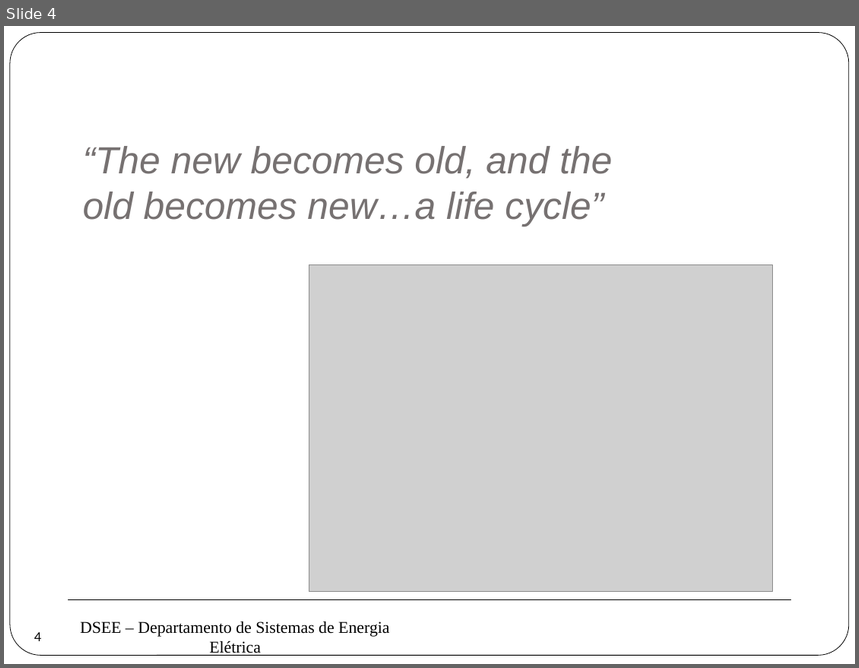
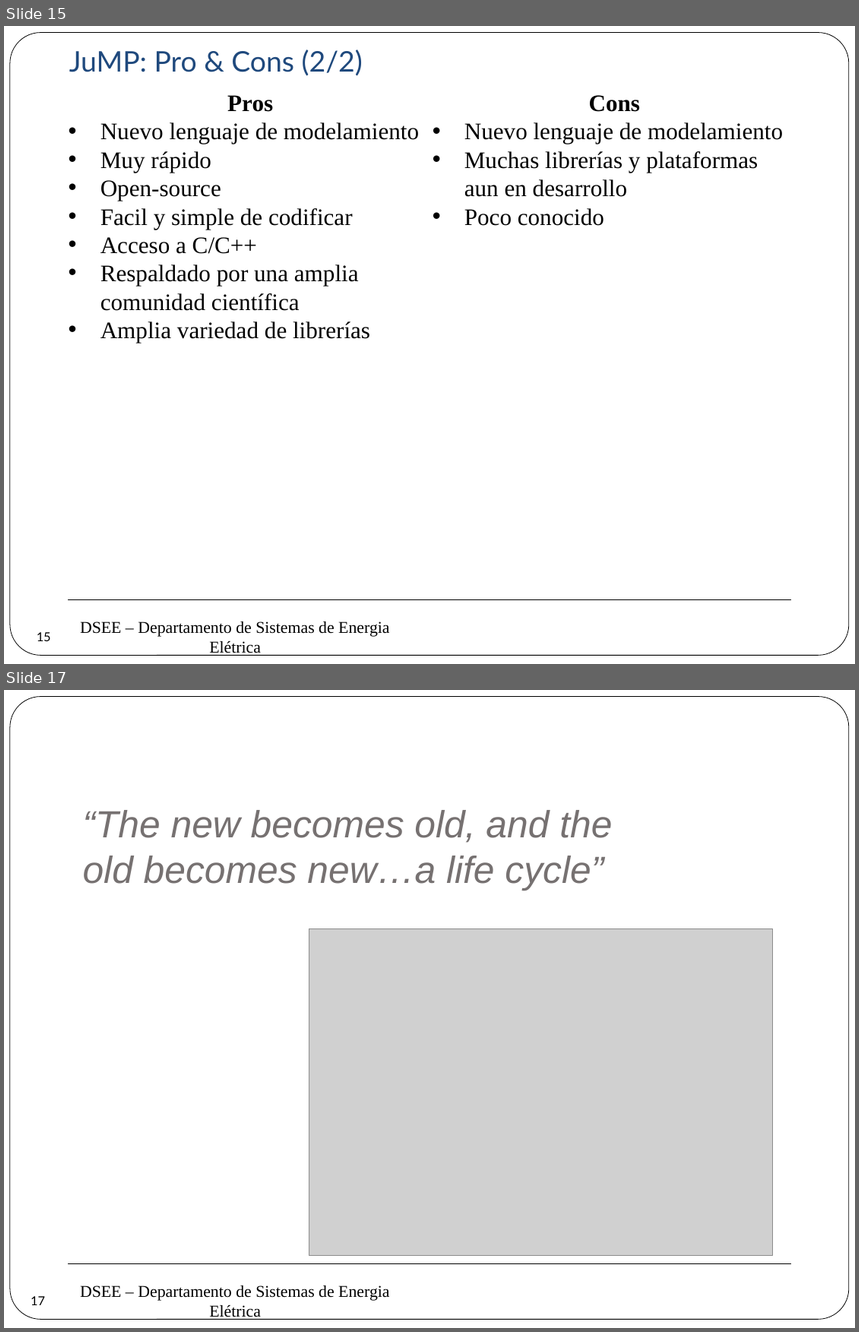
Before and after one commit to erikfilias/Power-Systems-Optimization-using-Julia-Language, a slide deck: 1. Lectures/Introducción a la Optimización aplicada a Sistemas de Energía Eléctrica/Dia 1/3. Julia Language.pptx. Shown one above the other, each under a label of ours: slide 4 before the commit, slides 15 and 17 after it; the slides between them are not shown. The pictures are 859x668 and 859x1332 pixels, drawn with LibreOffice and Linux fonts; fonts in the diff are those of the drawing; grey boxes stand for pictures; background and template pictures are left out. Boxes give left, top, right and bottom in pixels: in the first picture for what was removed or moved away, otherwise in the second. Text is boxed around its words. In the diff, an @@ line names an element or a change of style, - is before the commit and + after.

```diff
--- a/1. Lectures/Introducción a la Optimización aplicada a Sistemas de Energía Eléctrica/Dia 1/3. Julia Language.pptx
+++ b/1. Lectures/Introducción a la Optimización aplicada a Sistemas de Energía Eléctrica/Dia 1/3. Julia Language.pptx
@@ slide 15 added at [4, 26, 855, 664], background #FFFFFF; not listed: 3 template elements that a slide beside it also shows @@
@@ text added at [69, 50, 363, 76], 24 pt, text #1F497D @@
+JuMP: Pro & Cons (2/2)
@@ text added at [101, 95, 783, 343], 20 pt, text #000000 @@
+Pros
+• Nuevo lenguaje de modelamiento
+• Muy rápido
+• Open-source
+• Facil y simple de codificar
+• Acceso a C/C++
+• Respaldado por una amplia comunidad científica
+• Amplia variedad de librerías
+Cons
+• Nuevo lenguaje de modelamiento
+• Muchas librerías y plataformas aun en desarrollo
+• Poco conocido
@@ page number added at [28, 621, 60, 653], 10.5 pt, text #000000 @@
+15
@@ what was slide 4 is now slide 17 @@
@@ page number at [31, 1296, 45, 1306]: text changed @@
-4
+17
```
Also in this commit, not shown: 14 other slides added, 2 slides removed, 2 other files.
